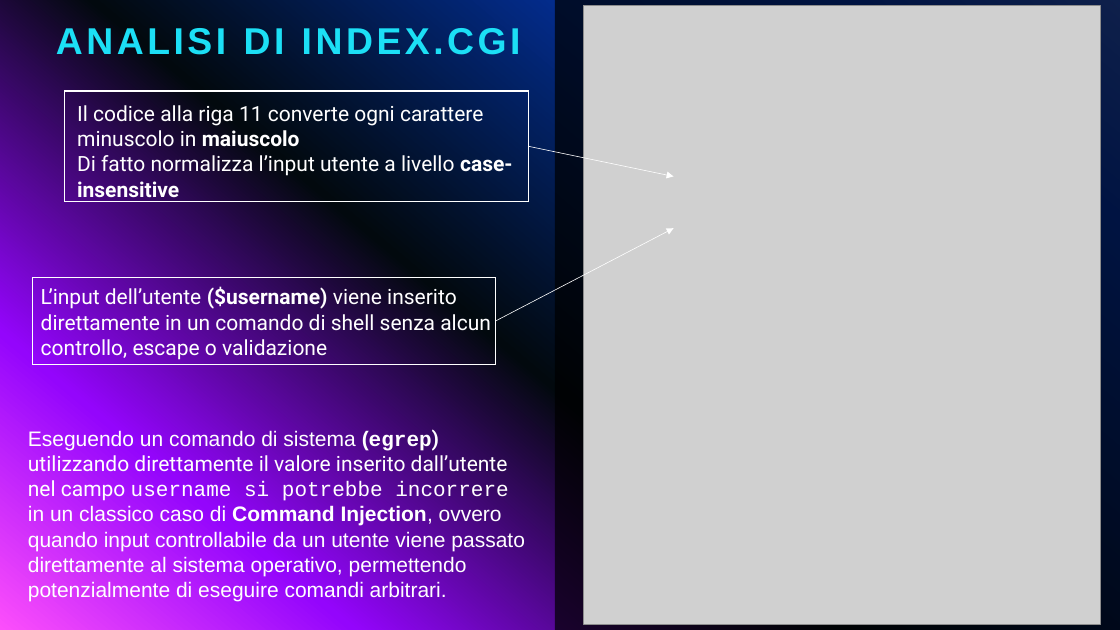
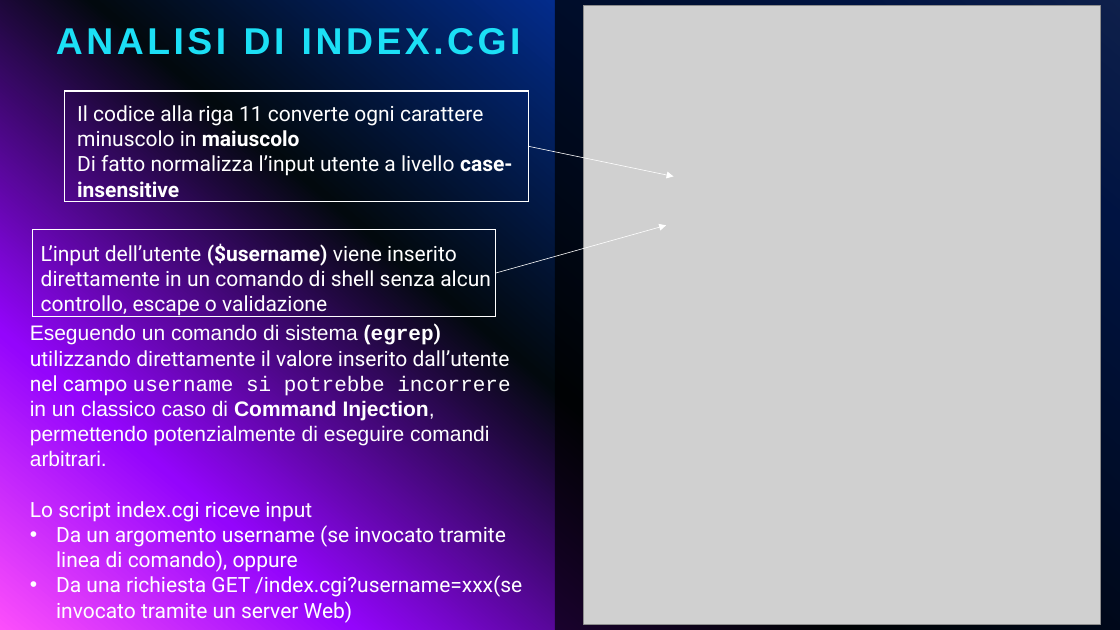
Before and after one commit to giorgiosiniscalchi/Nebula16-ITA, a slide deck: slide 10 of Presentazione Nebula16.pptx. Drawn at 1120x630 pixels with LibreOffice and Linux fonts; fonts in the diff are those of the drawing; grey boxes stand for pictures. Boxes give left, top, right and bottom in pixels: in the first picture for what was removed or moved away, otherwise in the second. Text is boxed around its words. In the diff, an @@ line names an element or a change of style, - is before the commit and + after.

```diff
--- a/Presentazione Nebula16.pptx
+++ b/Presentazione Nebula16.pptx
@@ text "L’input dell’utente ($username) viene inserito ...": place and size @@
-text "L’input dell’utente ($username) viene inserito ..." at (41,285,491,360)
+text "L’input dell’utente ($username) viene inserito ..." at (41,241,491,317)
@@ rectangle: place and size @@
-rectangle at (33,277,497,365)
+rectangle at (33,229,497,317)
@@ arrow moved from (496, 321) - (674, 229) to (496, 273) - (666, 225) @@
@@ text at (30,324,522,623): text changed; font Arial to Roboto @@
-Eseguendo un comando di sistema (egrep) utilizzando direttamente il valore inserito dall’utente nel campo username si potrebbe incorrere in un classico caso di Command Injection, ovvero quando input controllabile da un utente viene passato direttamente al sistema operativo, permettendo potenzialmente di eseguire comandi arbitrari.
+Eseguendo un comando di sistema (egrep) utilizzando direttamente il valore inserito dall’utente nel campo username si potrebbe incorrere in un classico caso di Command Injection, permettendo potenzialmente di eseguire comandi arbitrari.
+Lo script index.cgi riceve input
+• Da un argomento username (se invocato tramite linea di comando), oppure
+• Da una richiesta GET /index.cgi?username=xxx(se invocato tramite un server Web)
```
Also in this commit, not shown: 3 other slides changed, 16 slides added, 2 slides removed.
